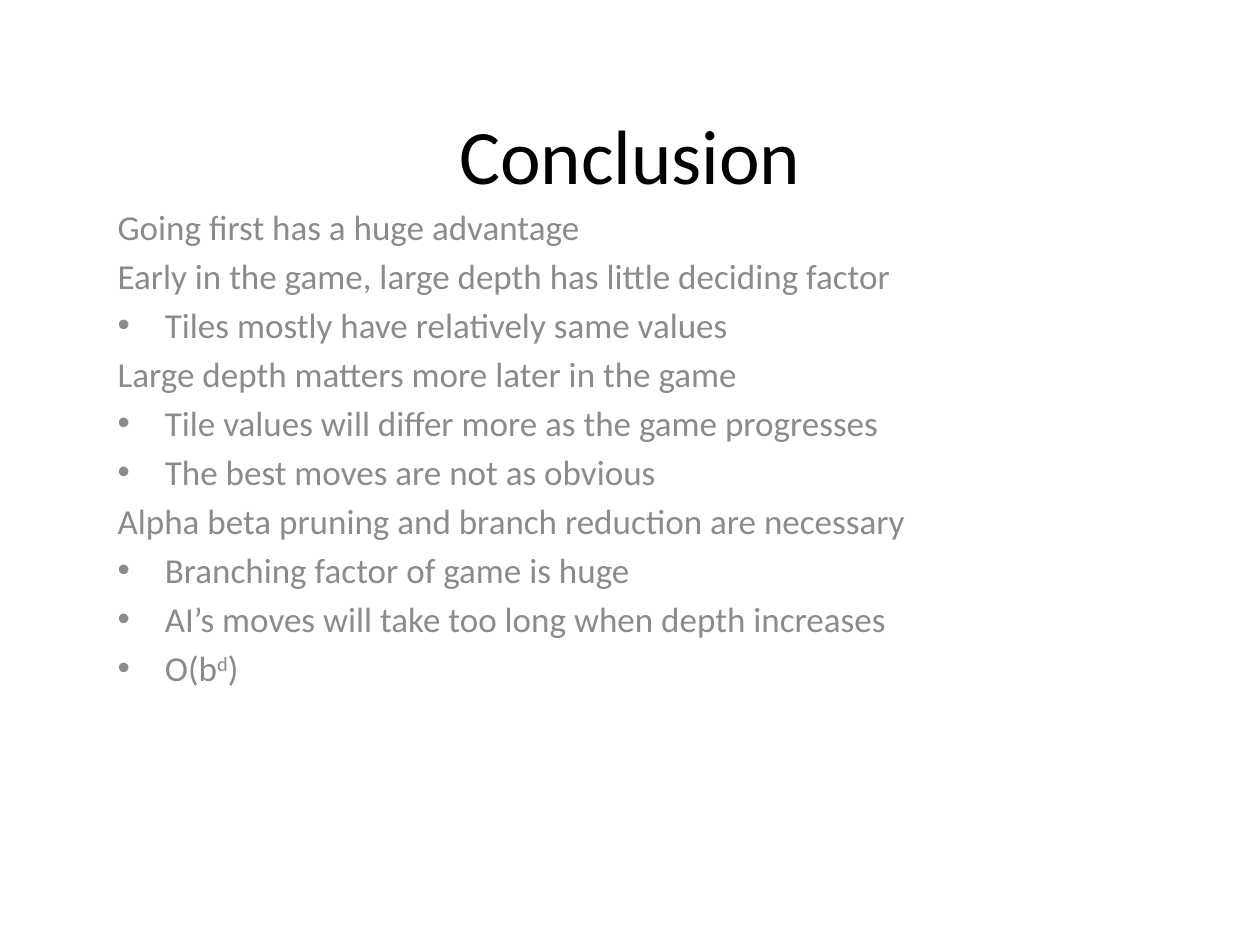
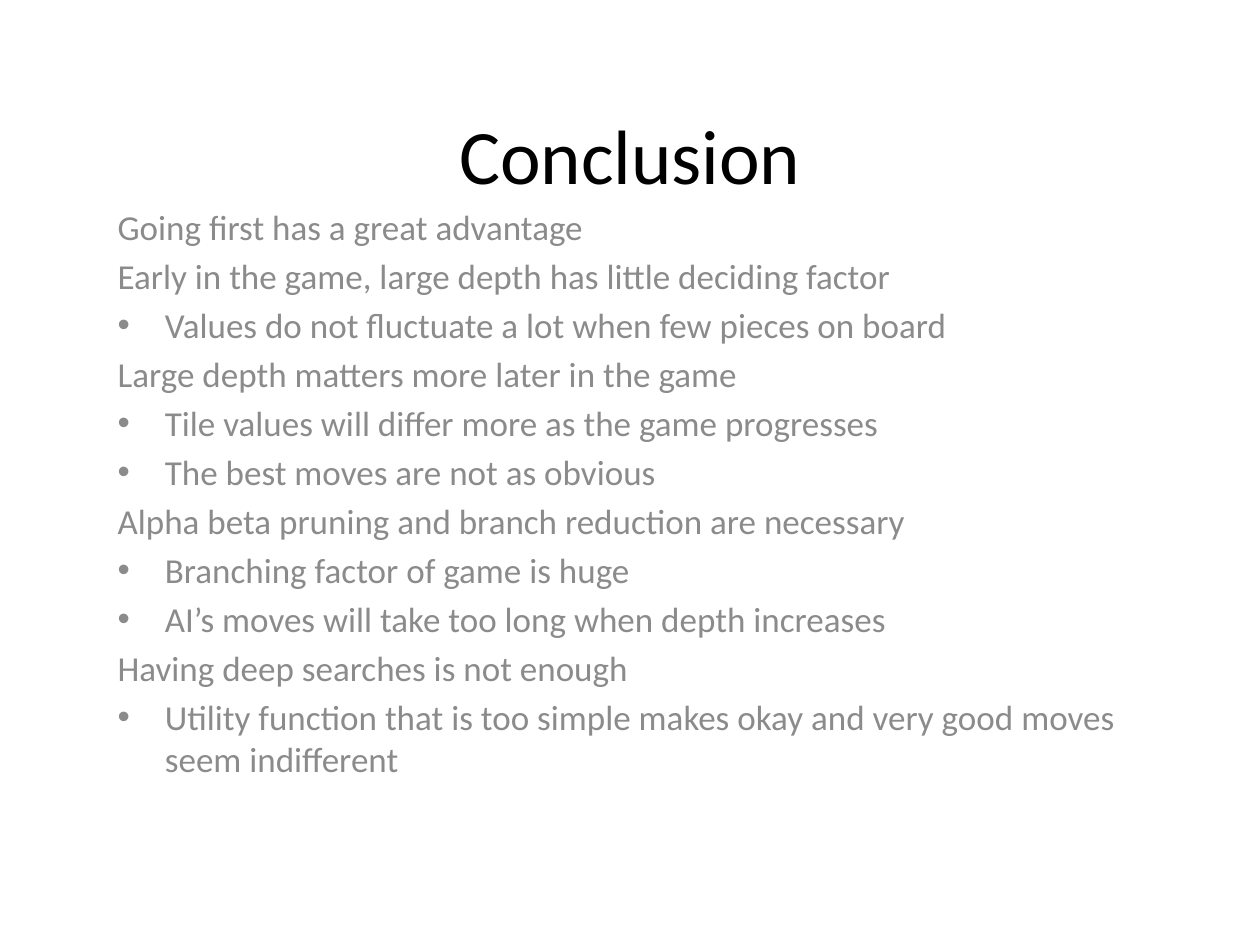
Before and after one commit to yangjiao2/271AIgame, a slide deck: slide 17 of Presentation.pptx (slide 15 before the commit). Drawn at 1260x945 pixels with LibreOffice and Linux fonts; fonts in the diff are those of the drawing. Boxes give left, top, right and bottom in pixels: in the first picture for what was removed or moved away, otherwise in the second. Text is boxed around its words. In the diff, an @@ line names an element or a change of style, - is before the commit and + after.

```diff
--- a/Presentation.pptx
+++ b/Presentation.pptx
@@ subtitle at <box>118,216,583,246</box>: text changed @@
-Going first has a huge advantage
+Going first has a great advantage
@@ subtitle at <box>165,314,946,344</box>: text changed @@
-• Tiles mostly have relatively same values
+• Values do not fluctuate a lot when few pieces on board
@@ subtitle at <box>118,657,1114,772</box>: text changed @@
-• O(bd)
+Having deep searches is not enough
+• Utility function that is too simple makes okay and very good moves seem indifferent
```
Also in this commit, not shown: 6 other slides changed, 3 slides added, 1 slide removed.
